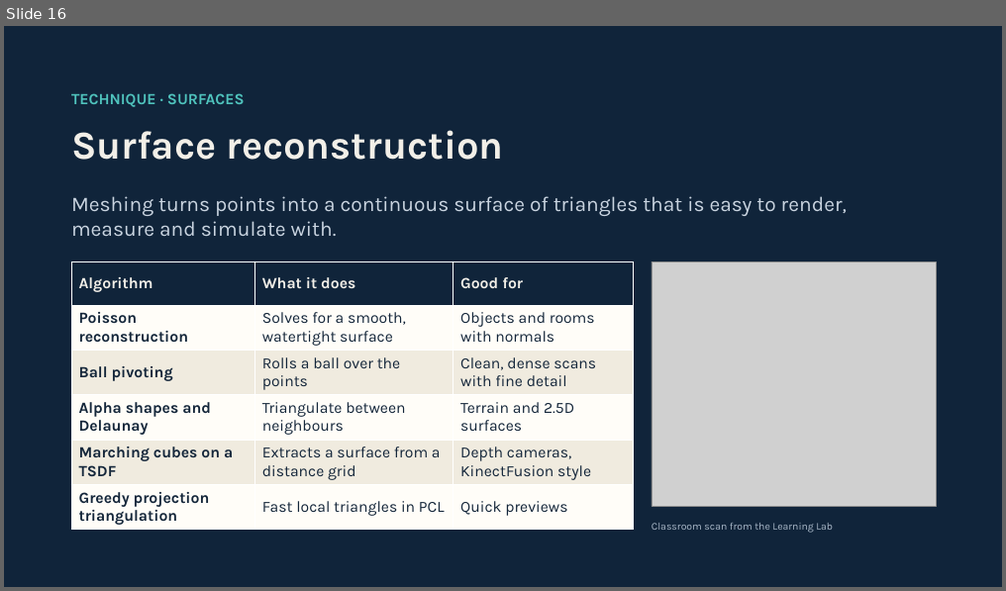
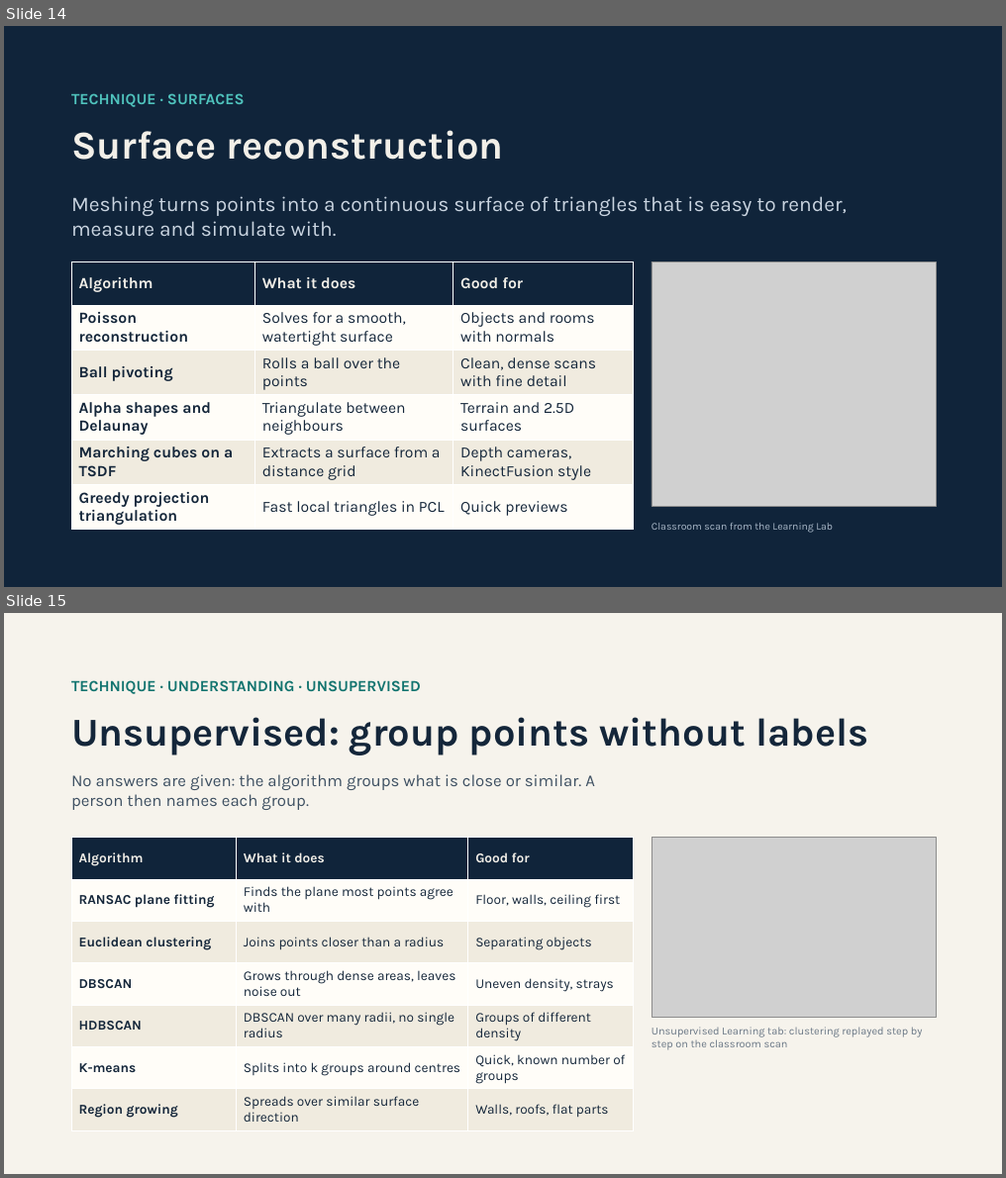
Before and after one commit to maninka123/lidar-learning-lab, a slide deck: presentation/LiDAR_Workshop_Slides.pptx. Shown one above the other, each under a label of ours: slide 16 before the commit, slides 14 and 15 after it. The pictures are 1006x591 and 1006x1178 pixels, drawn with LibreOffice and Linux fonts; fonts in the diff are those of the drawing; grey boxes stand for pictures. Boxes give left, top, right and bottom in pixels: in the first picture for what was removed or moved away, otherwise in the second. Text is boxed around its words. In the diff, an @@ line names an element or a change of style, - is before the commit and + after.

Commit message:
Slides: unsupervised and supervised learning in three slides, with algorithm names

```diff
--- a/presentation/LiDAR_Workshop_Slides.pptx
+++ b/presentation/LiDAR_Workshop_Slides.pptx
@@ slide 15 added at (x1=4, y1=613, x2=1002, y2=1174), background #F6F3EC @@
@@ text added at (x1=71, y1=680, x2=421, y2=694), 15 pt, text #12746F, bold @@
+TECHNIQUE · UNDERSTANDING · UNSUPERVISED
@@ text added at (x1=71, y1=717, x2=868, y2=756), 38 pt, text #14263A, bold @@
+Unsupervised: group points without labels
@@ text added at (x1=71, y1=774, x2=595, y2=810), 16 pt, text #3E5062 @@
+No answers are given: the algorithm groups what is close or similar. A person then names each group.
@@ table added at (x1=71, y1=838, x2=633, y2=1131), 7 rows, 3 columns @@
+Algorithm | What it does | Good for
+RANSAC plane fitting | Finds the plane most points agree with | Floor, walls, ceiling first
+Euclidean clustering | Joins points closer than a radius | Separating objects
+DBSCAN | Grows through dense areas, leaves noise out | Uneven density, strays
+HDBSCAN | DBSCAN over many radii, no single radius | Groups of different density
+K-means | Splits into k groups around centres | Quick, known number of groups
+Region growing | Spreads over similar surface direction | Walls, roofs, flat parts
@@ picture added at (x1=651, y1=838, x2=936, y2=1017) @@
@@ text added at (x1=651, y1=1027, x2=923, y2=1051), 10.5 pt, text #6B7886 @@
+Unsupervised Learning tab: clustering replayed step by step on the classroom scan
@@ what was slide 16 is now slide 14 @@
```
Also in this commit, not shown: 5 slides changed, 2 other slides added, 6 slides removed, 1 other file.
